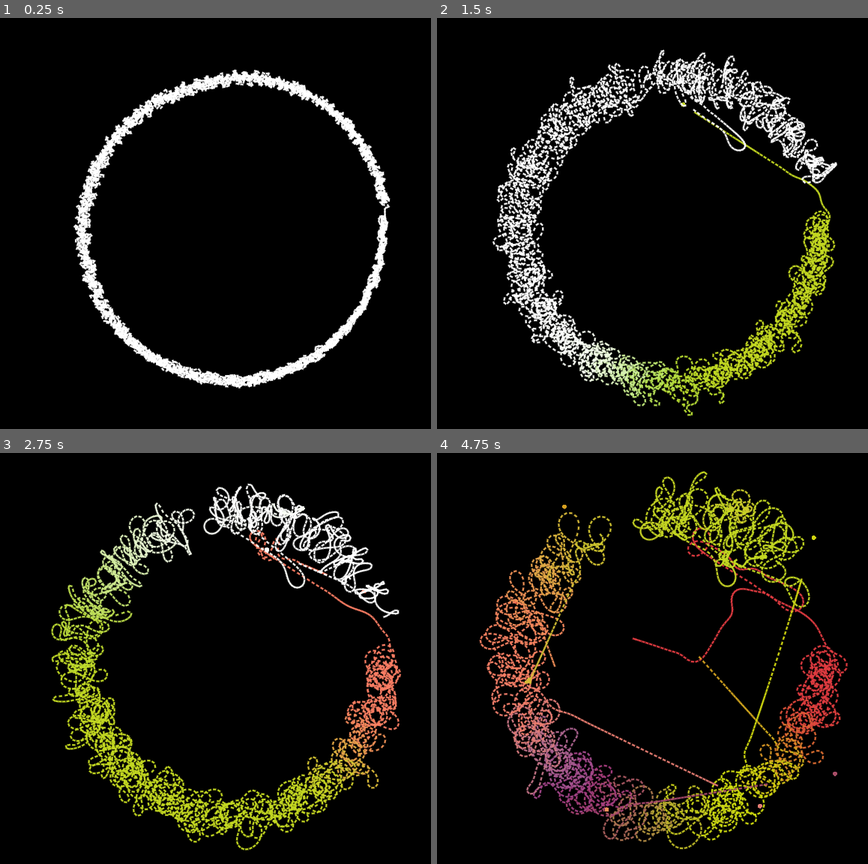
Above: before the commit, frames 1-4 (two rows, left to right).
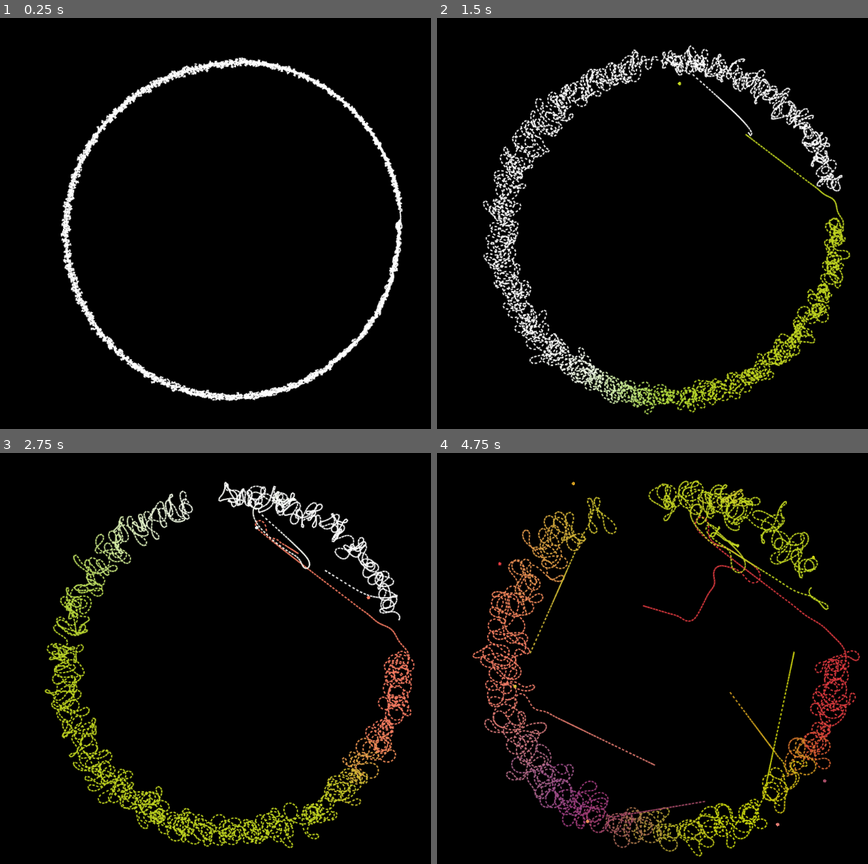
Above: after the commit, the same moments.

Repository: SomegitMissing/EmmaPaitings
Game: Godot game, scene res://canvas.tscn
The game is run twice, just before and just after one commit, with the same random seed, the same clock (stepped at 60 frames per second) and the same inputs. The project has no main scene, so this scene is started directly.
Inputs:
- Up to frame 1 (0.25 s): no input
- Up to frame 2 (1.5 s): no input
- Up to frame 3 (2.75 s): no input
- Up to frame 4 (4.75 s): no input

The runs differ from the first frame. In frame 1, 10% of the frame differs, in the area x 14-94%, y 9-94%; in frame 2, 19%; in frame 3, 19%; in frame 4, 21%, in the area x 8-99%, y 4-99%.

Commit message:
🐛Fixing radius preview

Diff:
--- a/canvas.tscn
+++ b/canvas.tscn
@@ -4,12 +4,12 @@
 [ext_resource type="Script" uid="uid://nyaca3xx88di" path="res://circle_reference.gd" id="2_15w7l"]
 
 [sub_resource type="CircleShape2D" id="CircleShape2D_u0e42"]
-radius = 200.0
+radius = 300.0
 
 [node name="Canvas" type="Camera2D"]
 script = ExtResource("1_pfdkn")
 particles = 4000
-radius = 200.0
+radius = 300.0
 
 [node name="CollisionShape2D" type="CollisionShape2D" parent="."]
 shape = SubResource("CircleShape2D_u0e42")
--- a/project.godot
+++ b/project.godot
@@ -18,8 +18,6 @@
 
 window/size/viewport_width=1080
 window/size/viewport_height=1080
-window/size/window_width_override=800
-window/size/window_height_override=800
 
 [dotnet]
 
